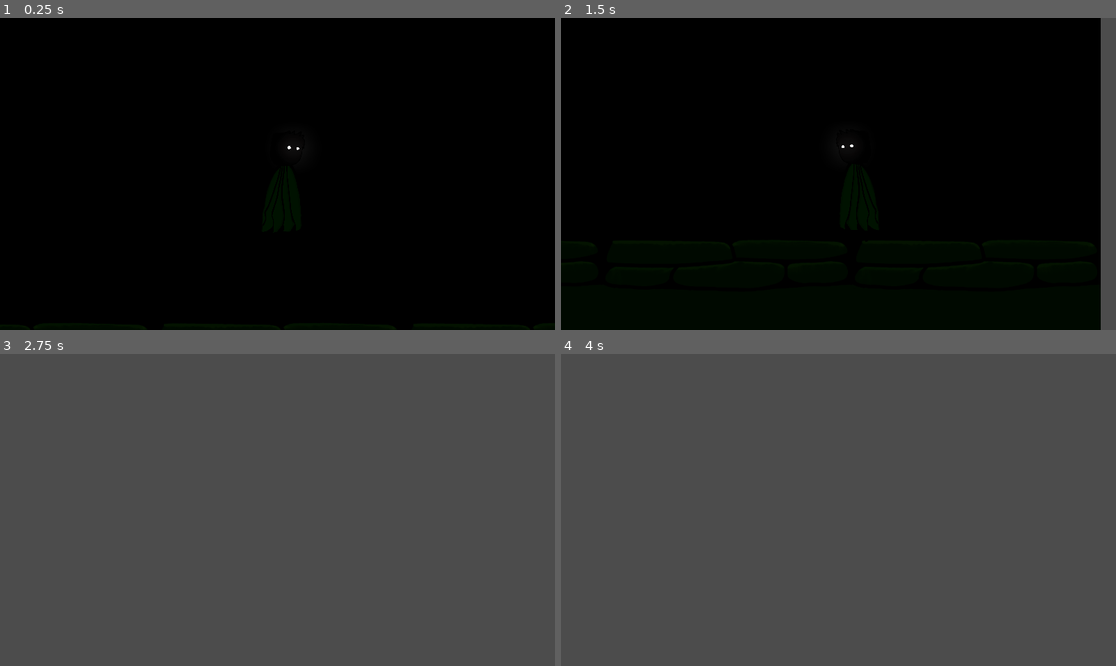
Above: before the commit, frames 1-4 (two rows, left to right).
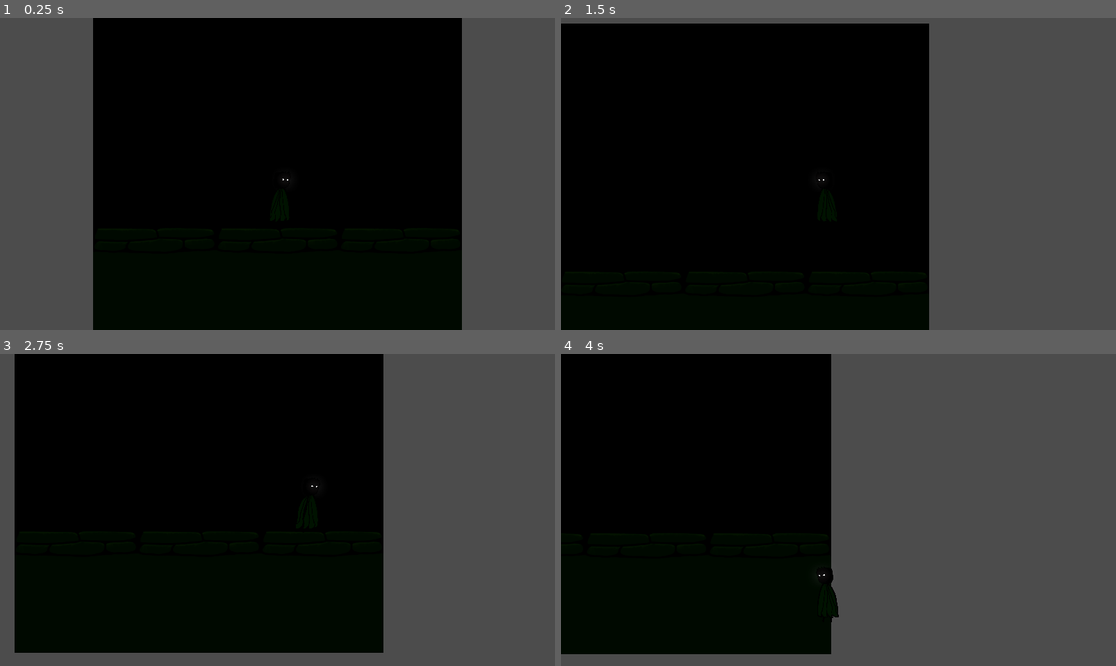
Above: after the commit, the same moments.

Repository: DimensionSquared/Game
Game: Godot game, scene res://Scenes/game.tscn
Two runs of this game, one before a commit and one after it. Both use one fixed random seed, a clock stepped at 60 frames per second and the inputs below.
Inputs:
- Up to frame 1 (0.25 s): no input
- Up to frame 2 (1.5 s): hold Right (Move_right) 0.53-1.28 s; tap Space (Jump) at 0.77 s; hold Left (Move_left) from 1.28 s (still down)
- Up to frame 3 (2.75 s): tap Space (Jump) at 1.52 s; release Left (Move_left) at 2.03 s; hold Right (Move_right) from 2.03 s (still down)
- Up to frame 4 (4 s): tap Space (Jump) at 3.02, 3.77 s; release Right (Move_right) at 3.53 s; hold Left (Move_left) from 3.53 s (still down)

The runs differ from the first frame. In frame 1, 34% of the frame differs, in the area x 0-100%, y 0-100%; in frame 2, 32%; in frame 3, 64%, in the area x 2-70%, y 0-96%; in frame 4, 47%.

Commit message:
Fixed camera, and movment, added temporary unfinished running animation and fixed gravity

Diff:
--- a/Scenes/PlayerCamControll.gd
+++ b/Scenes/PlayerCamControll.gd
@@ -1,22 +1,19 @@
 extends Camera3D
 
 @export var target_path: NodePath
-@export var delay_time: float = 0.5
+@export var offset: Vector3 = Vector3(0, 0, 30)
+@export var follow_speed: float = 5
 
-
-
+var target: Node3D
 
 
 func _ready():
-	null
-#we probably want to get position of target, then move the camera to that position at a delay and only in x and y axis
+	if target_path != null:
+		target = get_node(target_path)
 
+func _physics_process(delta):
+	if target == null:
+		return
 
-func _process(_delta):
-	#get current position of player
-	var target_node = get_node("/root/Node3D/Player/")
-
-	var pos : Vector3 = target_node.position
-
-	await get_tree().create_timer(delay_time).timeout
-	global_position = Vector3(pos.x,pos.y,32.423)
+	var desired_pos = target.global_transform.origin + offset
+	global_position = global_position.lerp(desired_pos, delta * follow_speed)
--- a/Scenes/game.tscn
+++ b/Scenes/game.tscn
@@ -1,7 +1,8 @@
-[gd_scene load_steps=4 format=3 uid="uid://rwrgrgogyffm"]
+[gd_scene load_steps=5 format=3 uid="uid://rwrgrgogyffm"]
 
 [ext_resource type="PackedScene" uid="uid://y7yahejeiy3j" path="res://Scenes/player.tscn" id="1_ebmjs"]
 [ext_resource type="Texture2D" uid="uid://b38g1ot7e55qs" path="res://assets/Scene Assets/Tilesets/Test tilesets/BasicBrickroadtiles.png" id="2_qxrlw"]
+[ext_resource type="Script" uid="uid://b7aqh4olxsno5" path="res://Scenes/PlayerCamControll.gd" id="3_wrm1d"]
 
 [sub_resource type="BoxShape3D" id="BoxShape3D_wrm1d"]
 size = Vector3(59.5449, 12.3462, 44.1948)
@@ -11,11 +12,19 @@
 [node name="Sprite3D" type="Sprite3D" parent="."]
 texture = ExtResource("2_qxrlw")
 
-[node name="Player" parent="." instance=ExtResource("1_ebmjs")]
-transform = Transform3D(1, 0, 0, 0, 1, 0, 0, 0, 1, 0, 0, 3.62372)
-
 [node name="StaticBody3D" type="StaticBody3D" parent="."]
 
 [node name="CollisionShape3D" type="CollisionShape3D" parent="StaticBody3D"]
 transform = Transform3D(1, 0, 0, 0, 1, 0, 0, 0, 1, -1.54796, -16.5164, 2.71011)
 shape = SubResource("BoxShape3D_wrm1d")
+
+[node name="Camera3D" type="Camera3D" parent="."]
+transform = Transform3D(1, 0, -2.13163e-14, 0, 1, 0, 2.13163e-14, 0, 1, 0, 2, 51.1048)
+projection = 1
+current = true
+size = 50.714
+script = ExtResource("3_wrm1d")
+target_path = NodePath("../Player")
+
+[node name="Player" parent="." instance=ExtResource("1_ebmjs")]
+transform = Transform3D(1, 0, 0, 0, 1, 0, 0, 0, 1, 0, 0, 0.982916)
--- a/Scenes/player.gd
+++ b/Scenes/player.gd
@@ -2,14 +2,16 @@
 
 
 
-const SPEED = 20
-const JUMP_VELOCITY = 200
+const SPEED = 25
+const JUMP_VELOCITY = 80
 var GRAVITY = ProjectSettings.get_setting("physics/3d/default_gravity") as float
 
 func _physics_process(delta: float) -> void:
 	# Gravity
 	if not is_on_floor():
 		velocity.y -= GRAVITY * delta
+
+
 
 	# Jumping
 	if Input.is_action_just_pressed("Jump") and is_on_floor():
@@ -20,6 +22,13 @@
 	var direction = Input.get_axis("Move_left","Move_right")
 	velocity.x = direction * SPEED
 
+	if is_on_floor() and Input.is_action_pressed("Move_left") or Input.is_action_pressed("Move_right"):
+		$AnimatedSprite3D.play("Run")
+
+
+	else:
+		$AnimatedSprite3D.play("default")
+
 
 
 	#making sure z dosent change to lock into 2d
--- a/Scenes/player.tscn
+++ b/Scenes/player.tscn
@@ -1,12 +1,52 @@
-[gd_scene load_steps=11 format=3 uid="uid://y7yahejeiy3j"]
+[gd_scene load_steps=21 format=3 uid="uid://y7yahejeiy3j"]
 
 [ext_resource type="Script" uid="uid://c64ppj3qwbgig" path="res://Scenes/player.gd" id="1_cvnsp"]
 [ext_resource type="Texture2D" uid="uid://bttpl6upflpq3" path="res://assets/Characters/MainCharacter/Animations/Spritesheetidle1.png" id="1_v0iea"]
-[ext_resource type="Script" uid="uid://b7aqh4olxsno5" path="res://Scenes/PlayerCamControll.gd" id="2_6t5aa"]
+[ext_resource type="Texture2D" uid="uid://1v4qrk0n2tbf" path="res://assets/Characters/MainCharacter/Animations/TestRunfinal.png" id="2_vgqql"]
 [ext_resource type="Script" uid="uid://dcdlvwrscb8vy" path="res://Scenes/CharacterSprite.gd" id="4_vgqql"]
 
 [sub_resource type="BoxShape3D" id="BoxShape3D_v0iea"]
 size = Vector3(1.19324, 9.18967, 0.962402)
+
+[sub_resource type="AtlasTexture" id="AtlasTexture_fkybt"]
+atlas = ExtResource("2_vgqql")
+region = Rect2(0, 0, 2000, 2000)
+
+[sub_resource type="AtlasTexture" id="AtlasTexture_x3wgy"]
+atlas = ExtResource("2_vgqql")
+region = Rect2(2000, 0, 2000, 2000)
+
+[sub_resource type="AtlasTexture" id="AtlasTexture_3smsa"]
+atlas = ExtResource("2_vgqql")
+region = Rect2(0, 2000, 2000, 2000)
+
+[sub_resource type="AtlasTexture" id="AtlasTexture_8erm5"]
+atlas = ExtResource("2_vgqql")
+region = Rect2(2000, 2000, 2000, 2000)
+
+[sub_resource type="AtlasTexture" id="AtlasTexture_f1ek2"]
+atlas = ExtResource("2_vgqql")
+region = Rect2(0, 4000, 2000, 2000)
+
+[sub_resource type="AtlasTexture" id="AtlasTexture_tx1dd"]
+atlas = ExtResource("2_vgqql")
+region = Rect2(2000, 4000, 2000, 2000)
+
+[sub_resource type="AtlasTexture" id="AtlasTexture_gymyn"]
+atlas = ExtResource("2_vgqql")
+region = Rect2(0, 6000, 2000, 2000)
+
+[sub_resource type="AtlasTexture" id="AtlasTexture_pu2lt"]
+atlas = ExtResource("2_vgqql")
+region = Rect2(2000, 6000, 2000, 2000)
+
+[sub_resource type="AtlasTexture" id="AtlasTexture_ukyrk"]
+atlas = ExtResource("2_vgqql")
+region = Rect2(0, 8000, 2000, 2000)
+
+[sub_resource type="AtlasTexture" id="AtlasTexture_7dp3o"]
+atlas = ExtResource("2_vgqql")
+region = Rect2(2000, 8000, 2000, 2000)
 
 [sub_resource type="AtlasTexture" id="AtlasTexture_v0iea"]
 atlas = ExtResource("1_v0iea")
@@ -28,6 +68,41 @@
 animations = [{
 "frames": [{
 "duration": 1.0,
+"texture": SubResource("AtlasTexture_fkybt")
+}, {
+"duration": 1.0,
+"texture": SubResource("AtlasTexture_x3wgy")
+}, {
+"duration": 1.0,
+"texture": SubResource("AtlasTexture_3smsa")
+}, {
+"duration": 1.0,
+"texture": SubResource("AtlasTexture_8erm5")
+}, {
+"duration": 1.0,
+"texture": SubResource("AtlasTexture_f1ek2")
+}, {
+"duration": 1.0,
+"texture": SubResource("AtlasTexture_tx1dd")
+}, {
+"duration": 1.0,
+"texture": SubResource("AtlasTexture_gymyn")
+}, {
+"duration": 1.0,
+"texture": SubResource("AtlasTexture_pu2lt")
+}, {
+"duration": 1.0,
+"texture": SubResource("AtlasTexture_ukyrk")
+}, {
+"duration": 1.0,
+"texture": SubResource("AtlasTexture_7dp3o")
+}],
+"loop": true,
+"name": &"Run",
+"speed": 15.0
+}, {
+"frames": [{
+"duration": 1.0,
 "texture": SubResource("AtlasTexture_v0iea")
 }, {
 "duration": 1.0,
@@ -47,24 +122,14 @@
 [node name="Player" type="CharacterBody3D"]
 script = ExtResource("1_cvnsp")
 
-[node name="Camera3D" type="Camera3D" parent="."]
-transform = Transform3D(1, 0, -2.13163e-14, 0, 1, 0, 2.13163e-14, 0, 1, 0, 2, 32.4227)
-projection = 1
-current = true
-size = 25.0
-script = ExtResource("2_6t5aa")
-target_path = NodePath("..")
-
 [node name="CollisionShape3D" type="CollisionShape3D" parent="."]
 transform = Transform3D(3.16714, 0, 0, 0, 1, 0, 0, 0, 1, 0.306005, 1.09315, 0.0187988)
 shape = SubResource("BoxShape3D_v0iea")
 
 [node name="AnimatedSprite3D" type="AnimatedSprite3D" parent="."]
-transform = Transform3D(1, 0, 0, 0, 1, 0, 0, 0, 1, 0, 1, 0)
+transform = Transform3D(1, 0, 0, 0, 1, 0, 0, 0, 1, 0, 1.17355, 0)
 sprite_frames = SubResource("SpriteFrames_fkybt")
+animation = &"Run"
 autoplay = "default"
-frame_progress = 0.0519834
+frame_progress = 0.546868
 script = ExtResource("4_vgqql")
-
-[node name="Timer" type="Timer" parent="."]
-wait_time = 0.5
--- a/project.godot
+++ b/project.godot
@@ -40,6 +40,14 @@
 ]
 }
 
+[input_devices]
+
+sensors/enable_gravity=true
+
+[physics]
+
+3d/default_gravity=200.0
+
 [rendering]
 
 textures/canvas_textures/default_texture_filter=0
Binary file added: assets/Characters/MainCharacter/Animations/TestRunfinal.png
Not shown, added: assets/Characters/MainCharacter/Animations/TestRunfinal.png.import
